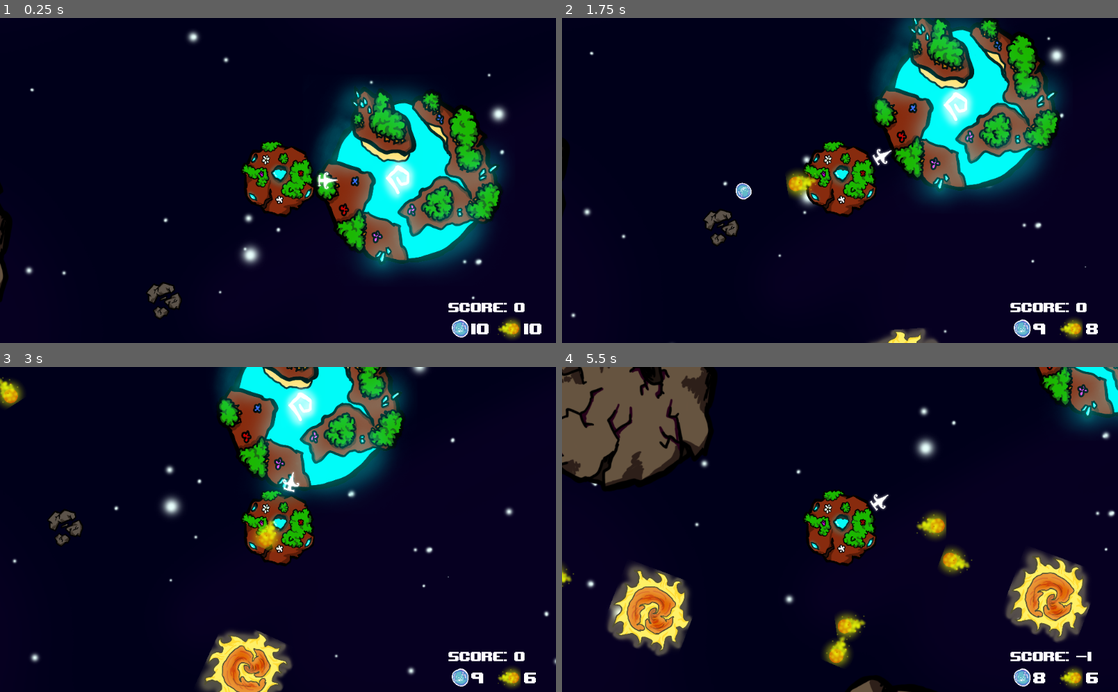
Above: before the commit, frames 1-4 (two rows, left to right).
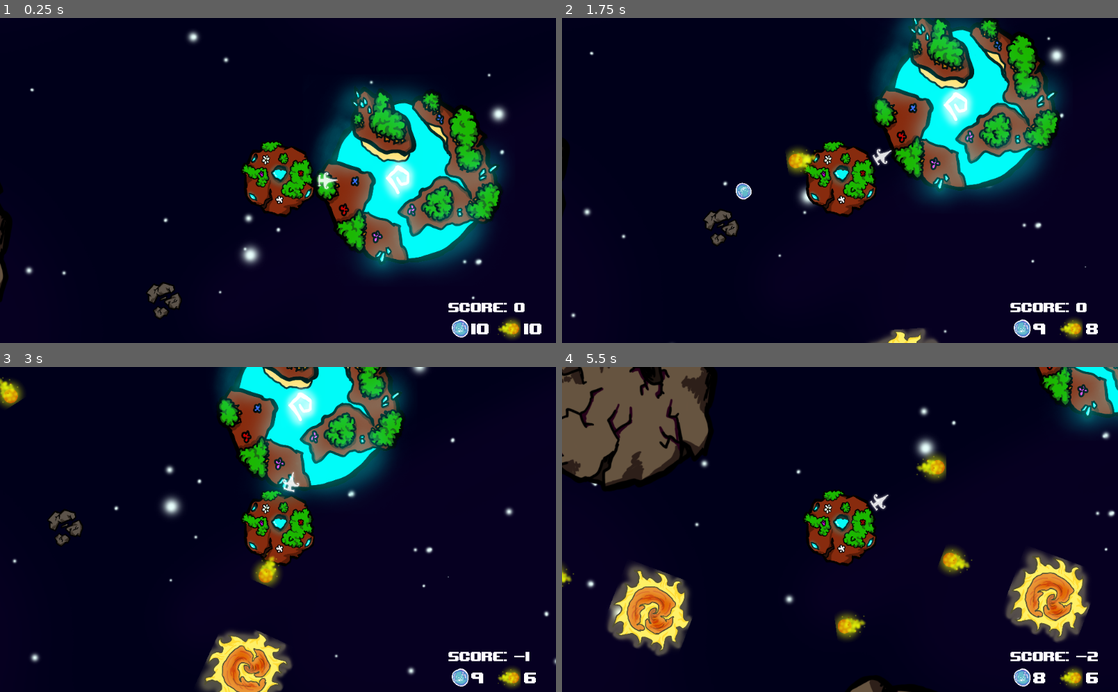
Above: after the commit, the same moments.

Repository: EddieBreeg/bubbles
Game: Godot game, scene res://src/main_scene.tscn
Two runs of this game, one before a commit and one after it. Both use one fixed random seed, a clock stepped at 60 frames per second and the inputs below.
Inputs (mouse positions are in pixels of both pictures, inside the frame that each line leads up to):
- Up to frame 1 (0.25 s): no input
- Up to frame 2 (1.75 s): tap Enter at 0.5 s; move the mouse to (962, 164) at 0.52 s; hold Right (ui_right) 0.53-1.28 s; click (962, 164) at 0.6 s; move the mouse to (728, 196) at 1.27 s; hold Down (ui_down) from 1.28 s (still down); right-click (728, 196) at 1.35 s; click (728, 196) at 1.55 s
- Up to frame 3 (3 s): move the mouse to (333, 458) at 2.02 s; release Down (ui_down) at 2.03 s; hold Right (ui_right) 2.03-2.78 s; click (333, 458) at 2.1 s; move the mouse to (250, 594) at 2.77 s; hold Up (ui_up) from 2.78 s (still down); click (250, 594) at 2.85 s
- Up to frame 4 (5.5 s): move the mouse to (1006, 578) at 3.52 s; release Up (ui_up) at 3.53 s; hold Left (ui_left) 3.53-5.03 s; right-click (1006, 578) at 3.6 s; click (1006, 578) at 3.8 s; move the mouse to (673, 480) at 4.27 s; click (673, 480) at 4.35 s; move the mouse to (867, 529) at 5.02 s; hold Down (ui_down) from 5.03 s (still down); click (867, 529) at 5.1 s

The runs differ from the first frame. In frame 1, less than 0.1% of the frame differs, in the area x 57-61%, y 47-53%; in frame 2, 0.7%; in frame 3, 0.8%; in frame 4, 1.1%, in the area x 47-97%, y 26-93%.

Commit message:
vector projection for initial projec vel

Diff:
--- a/asteroid-proto/src/actors/Player.gd
+++ b/asteroid-proto/src/actors/Player.gd
@@ -39,7 +39,6 @@
 func _physics_process(_delta: float) -> void:
 	velocity.x = 0
 	velocity.y = 0
-
 	if Input.is_action_pressed("ui_left"):
 		velocity.x -= moving_speed
 	if Input.is_action_pressed("ui_right"):
@@ -49,13 +48,16 @@
 		velocity.y -= moving_speed
 	if Input.is_action_pressed("ui_down"):
 		velocity.y += moving_speed
+	var mousePos = get_global_mouse_position()
+	var projection = velocity.normalized().dot((mousePos - position).normalized())
 
 	if Input.is_action_just_pressed("shoot_rock") and rock_count:
 		rock_count -= 1
 		var shoot_instance = shoot_rock.instance()
 		shoot_instance.position = get_global_position()
-		shoot_instance.velocity = velocity
-		shoot_instance.rotation = get_angle_to(get_global_mouse_position())
+		print(projection)
+		shoot_instance.velocity = projection * velocity
+		shoot_instance.rotation = get_angle_to(mousePos)
 		get_parent().add_child(shoot_instance)
 	if Input.is_action_just_pressed("shoot_life") and life_count:
 		life_count -= 1
--- a/asteroid-proto/src/actors/Player.tscn
+++ b/asteroid-proto/src/actors/Player.tscn
@@ -32,6 +32,7 @@
 [node name="GPS" type="Node2D" parent="."]
 
 [node name="Arrow" type="Sprite" parent="GPS"]
+modulate = Color( 1, 1, 1, 0.886275 )
 position = Vector2( 184.023, 0.5 )
 scale = Vector2( 0.2761, 0.2761 )
 z_index = 2
